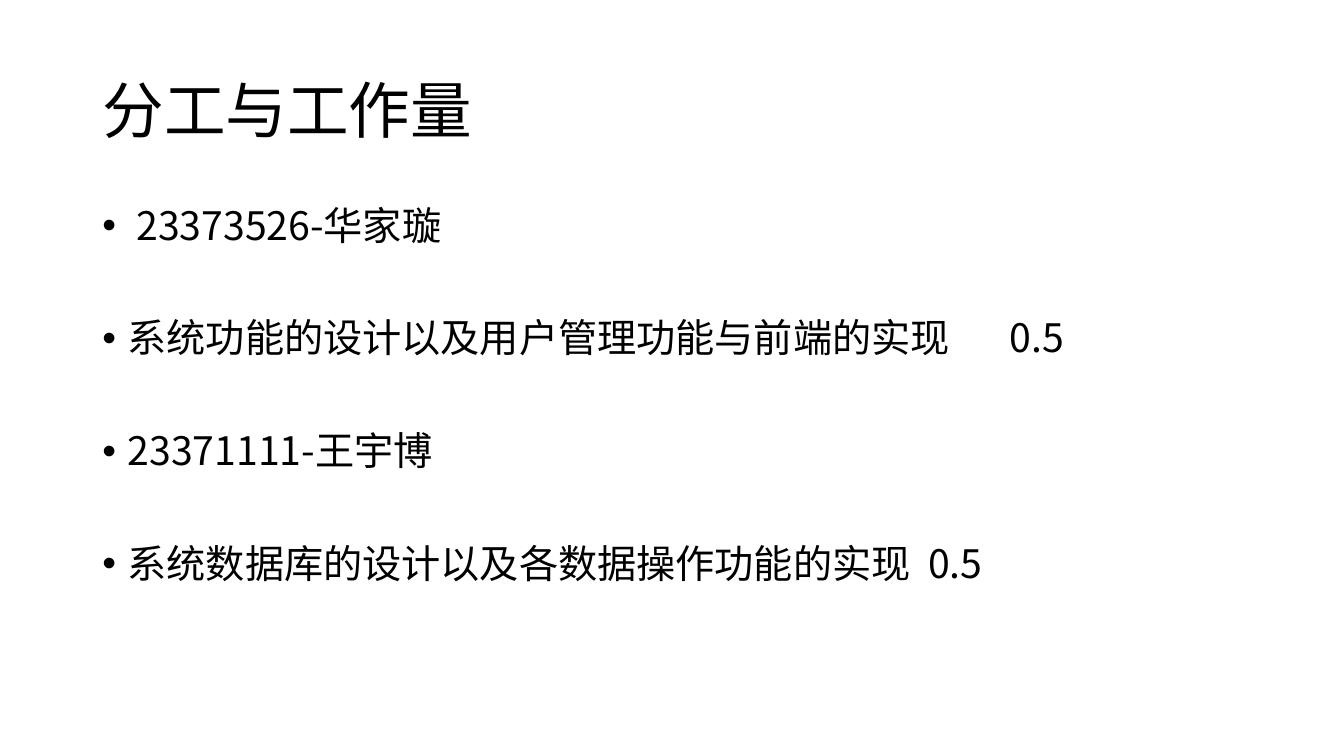
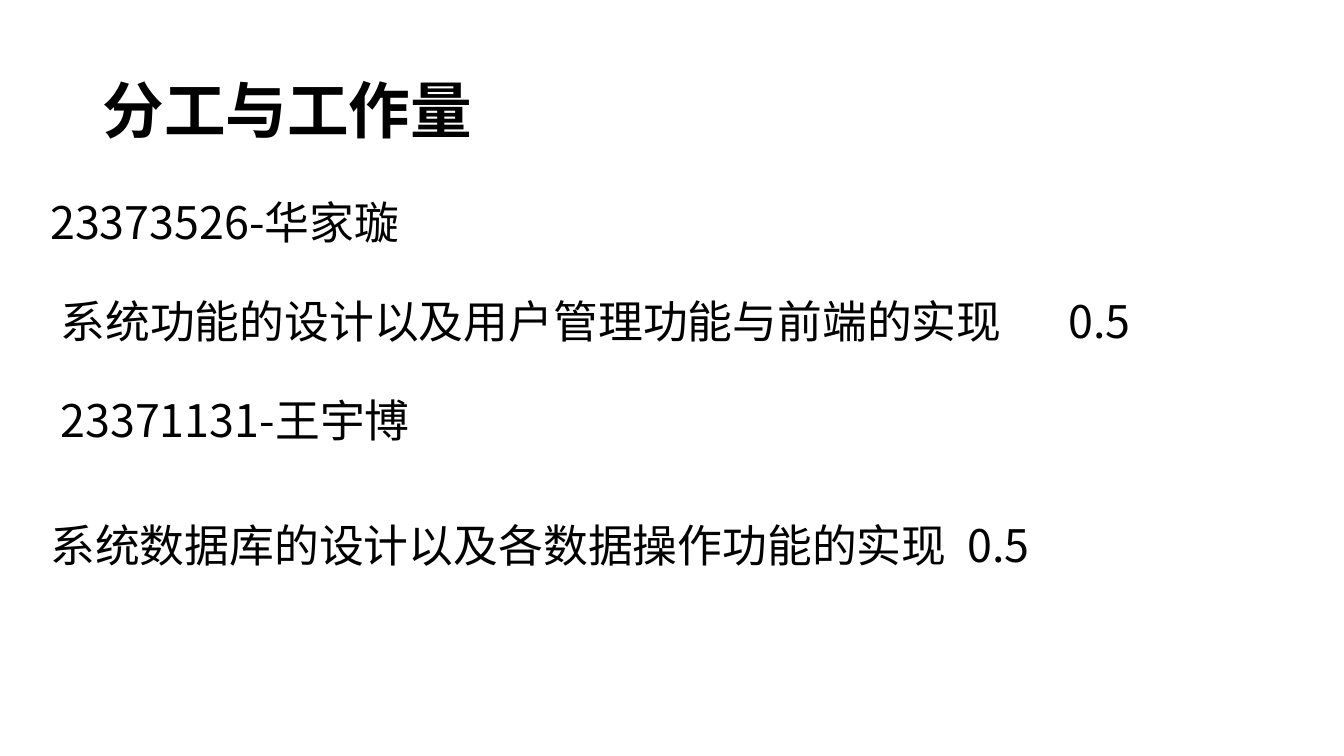
Before and after one commit to XiaCang/BuaaDB, a slide deck: slide 2 of doc/答辩.pptx. Drawn at 1344x756 pixels with LibreOffice and Linux fonts; fonts in the diff are those of the drawing; background and template pictures are left out. Boxes give left, top, right and bottom in pixels: in the first picture for what was removed or moved away, otherwise in the second. Text is boxed around its words. In the diff, an @@ line names an element or a change of style, - is before the commit and + after.

```diff
--- a/doc/答辩.pptx
+++ b/doc/答辩.pptx
@@ title "分工与工作量" at [102, 81, 472, 139]: bold on @@
@@ text "23373526-华家璇": place and size @@
-text "23373526-华家璇" at [128, 207, 982, 582]
+text "23373526-华家璇" at [50, 201, 1029, 566]
@@ text at [50, 201, 1029, 566]: size 28 to 32 pt in "23373526-华家璇", "系统功能的设计以及用户管理功能与前端的实现 0.5", "系统数据库的设计以及各数据操作功能的实现 0.5"; bullet • to none; list level 1 to 2 in "系统功能的设计以及用户管理功能与前端的实现 0.5" @@
@@ text at [60, 399, 409, 441]: text changed; size 28 to 32 pt @@
-• 23371111-王宇博
+  23371131-王宇博
```
Also in this commit, not shown: 12 other slides changed, 7 slides added, 2 slides removed.
